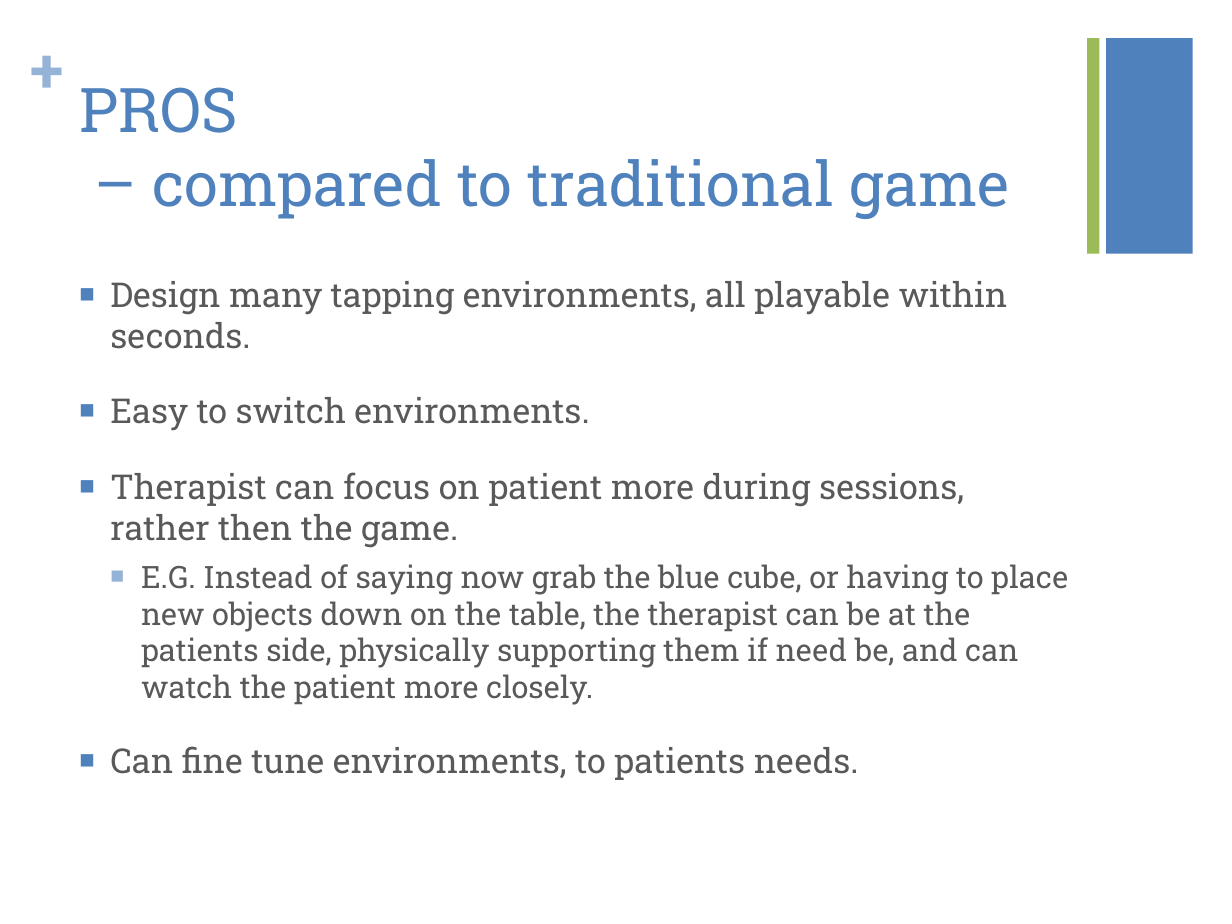
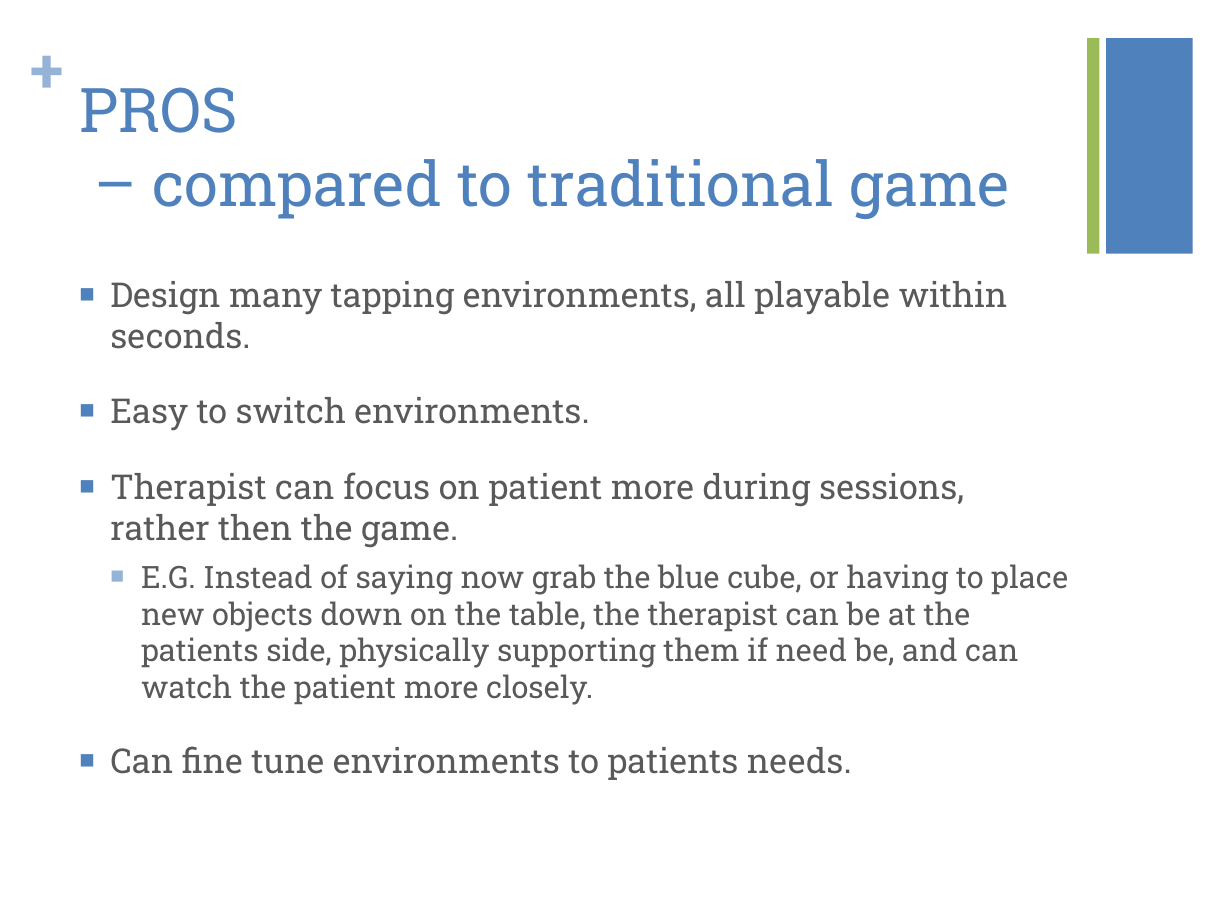
Before and after one commit to oh-team-machine/Target-Tapping, a slide deck: slide 11 of Documentation/CMPUT302_Pres.pptx. Drawn at 1232x924 pixels with LibreOffice and Linux fonts; fonts in the diff are those of the drawing. Boxes give left, top, right and bottom in pixels: in the first picture for what was removed or moved away, otherwise in the second. Text is boxed around its words. In the diff, an @@ line names an element or a change of style, - is before the commit and + after.

```diff
--- a/Documentation/CMPUT302_Pres.pptx
+++ b/Documentation/CMPUT302_Pres.pptx
@@ text at box(110, 746, 852, 780): text changed @@
-■ Can fine tune environments, to patients needs.
+■ Can fine tune environments to patients needs.
```
Also in this commit, not shown: 2 other slides changed.
